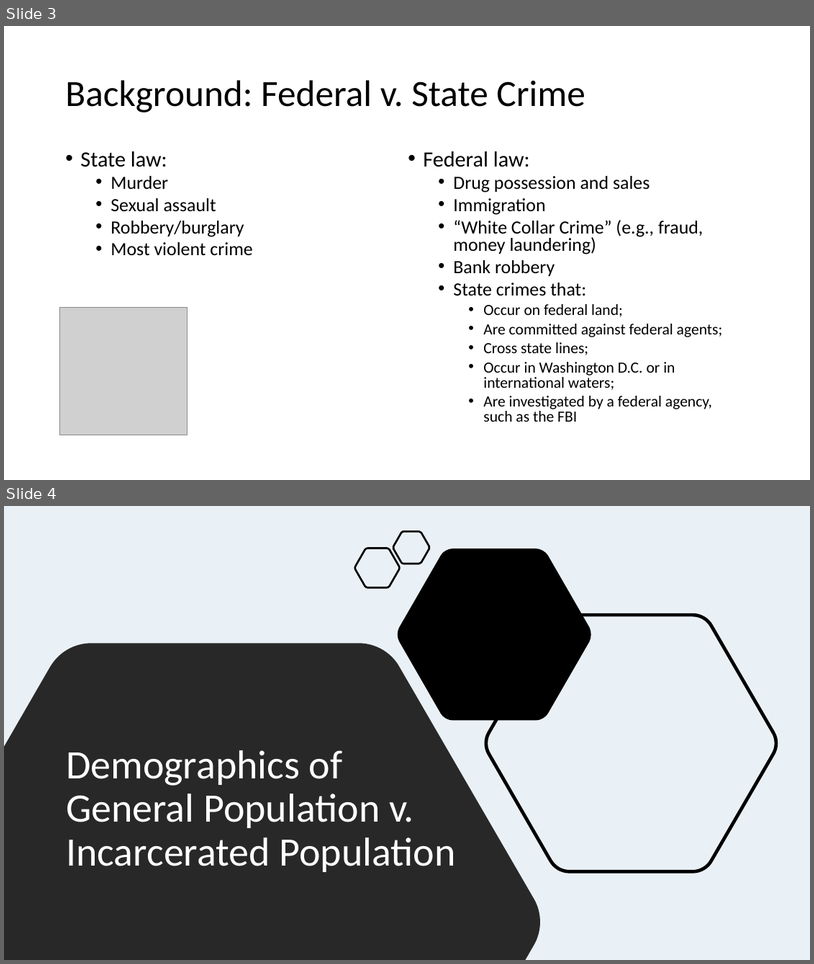
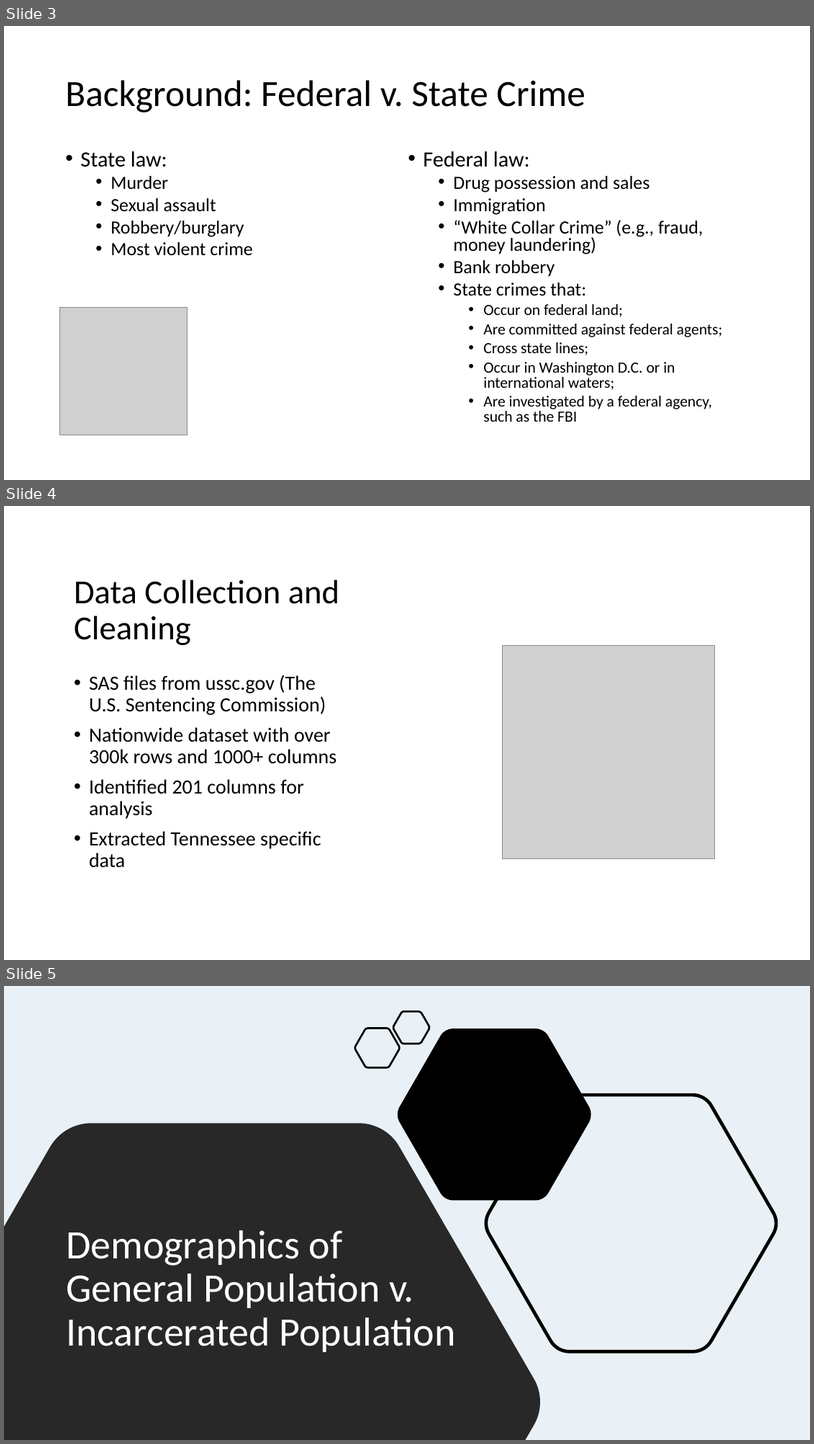
Before and after one commit to jenwhitson/sentencing_project, a slide deck: Presentation.pptx. Shown one above the other, each under a label of ours: slides 3 and 4 before the commit, slides 3, 4 and 5 after it. The pictures are 814x964 and 814x1444 pixels, drawn with LibreOffice and Linux fonts; fonts in the diff are those of the drawing; grey boxes stand for pictures. Boxes give left, top, right and bottom in pixels: in the first picture for what was removed or moved away, otherwise in the second. Text is boxed around its words. In the diff, an @@ line names an element or a change of style, - is before the commit and + after.

```diff
--- a/Presentation.pptx
+++ b/Presentation.pptx
@@ slide 4 added at box(4, 506, 810, 960), background #FFFFFF @@
@@ title added at box(74, 579, 340, 645), 40 pt, text #000000 @@
+Data Collection and Cleaning
@@ picture added at box(502, 645, 715, 858) @@
@@ text added at box(89, 674, 337, 867), 24 pt, text #000000 @@
+• SAS files from ussc.gov (The U.S. Sentencing Commission)
+• Nationwide dataset with over 300k rows and 1000+ columns
+• Identified 201 columns for analysis
+• Extracted Tennessee specific data
@@ what was slide 4 is now slide 5 @@
```
Also in this commit, not shown: 2 slides changed, 1 other slide added, 1 other file.
